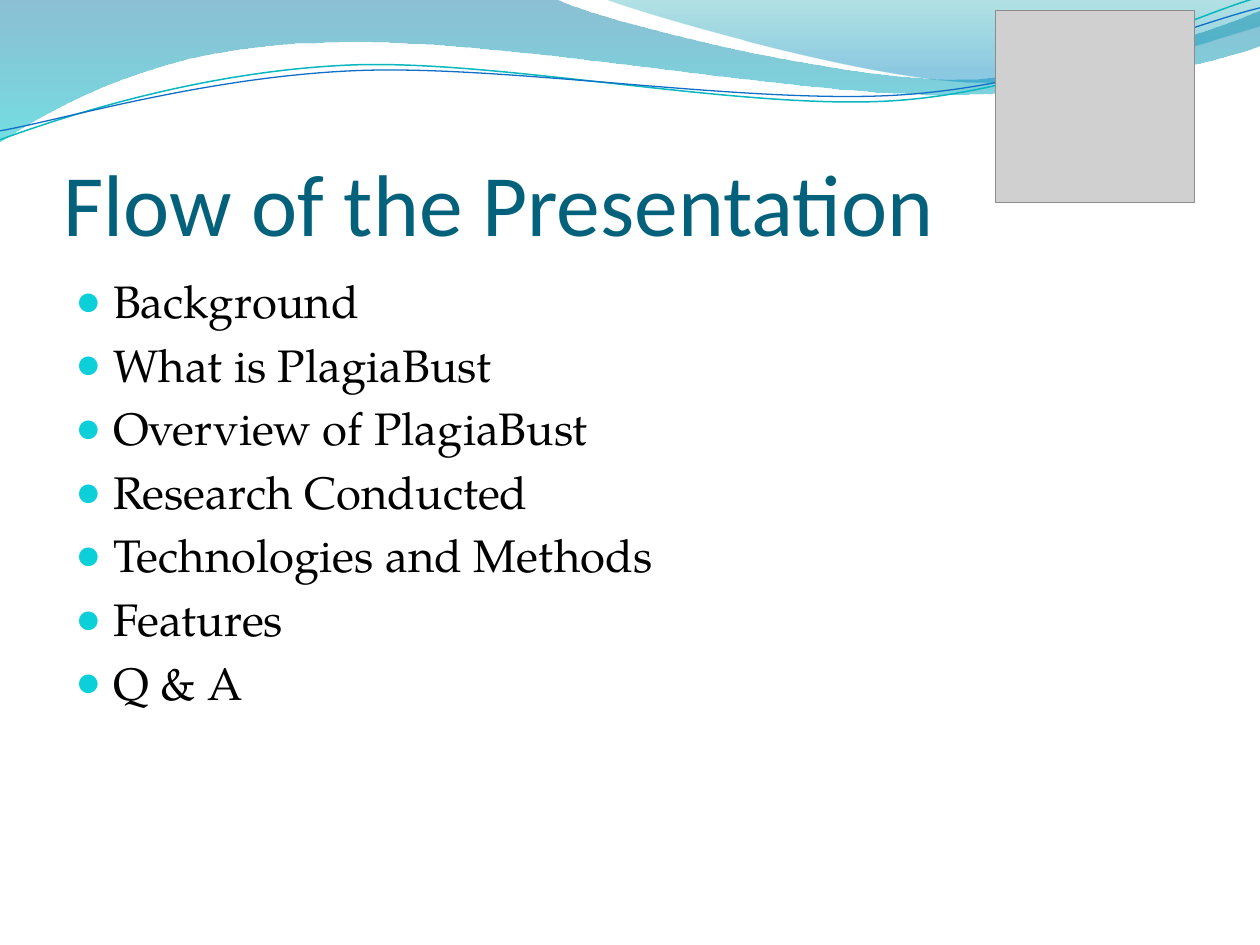
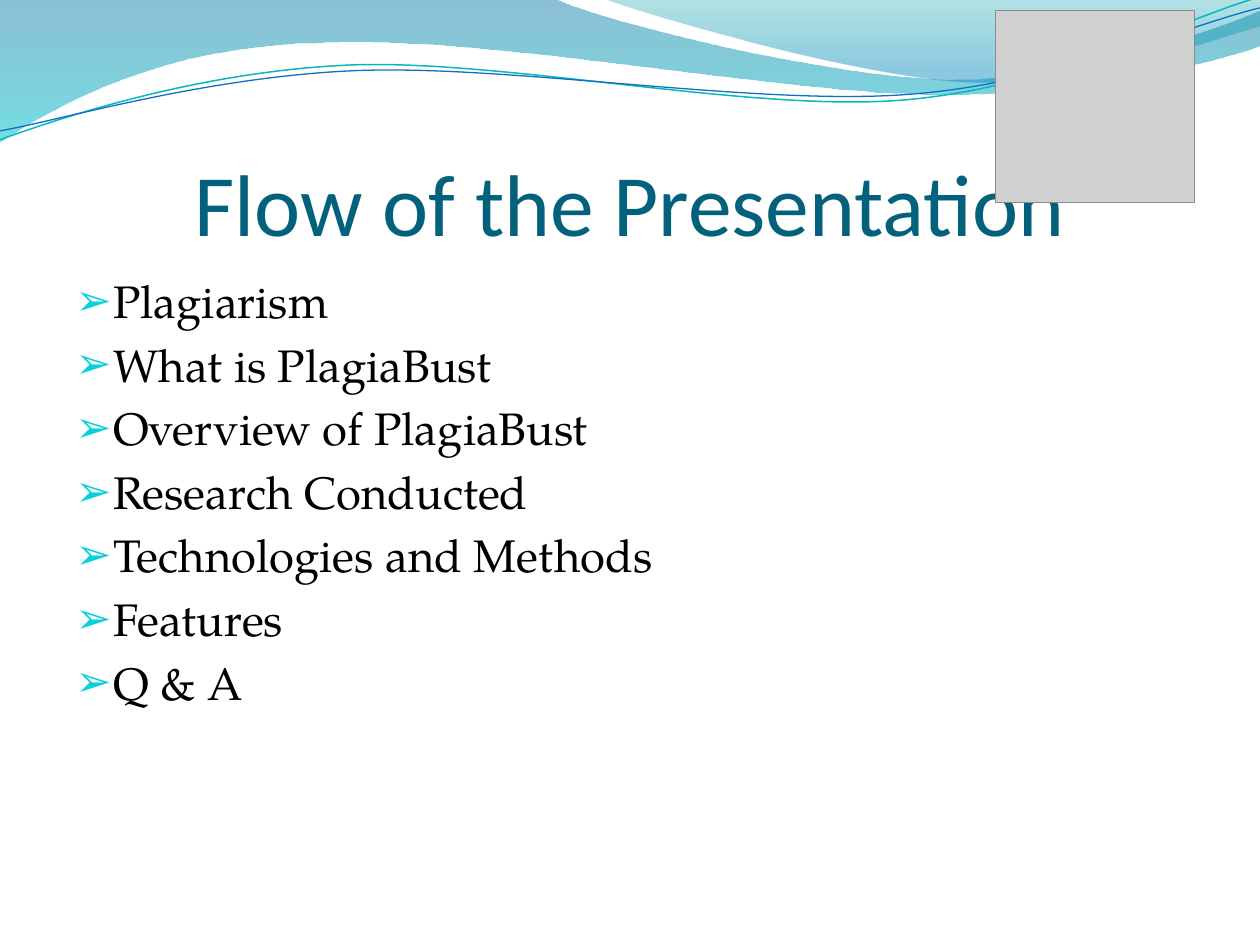
Before and after one commit to rohan501206/project-plagiabust, a slide deck: slide 3 of project docs/Final Presentation.pptx. Drawn at 1260x945 pixels with LibreOffice and Linux fonts; fonts in the diff are those of the drawing; grey boxes stand for pictures; background and template pictures are left out. Boxes give left, top, right and bottom in pixels: in the first picture for what was removed or moved away, otherwise in the second. Text is boxed around its words. In the diff, an @@ line names an element or a change of style, - is before the commit and + after.

```diff
--- a/project docs/Final Presentation.pptx
+++ b/project docs/Final Presentation.pptx
@@ title "Flow of the Presentation" at (x1=194, y1=164, x2=1065, y2=237): alignment left to centre @@
@@ text at (x1=113, y1=285, x2=328, y2=331): text changed @@
-● Background
+➢ Plagiarism
```
Also in this commit, not shown: 17 other slides changed, 8 slides added, 1 slide removed.
